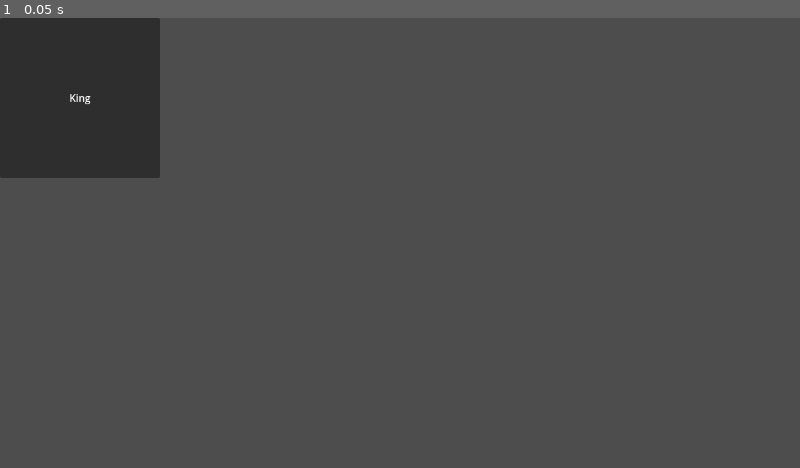
Above: before the commit, frame 1.
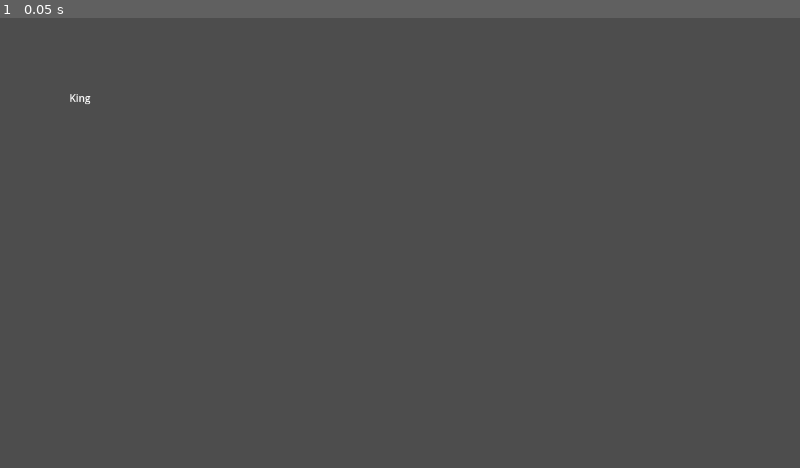
Above: after the commit, the same moment.

Repository: stfufane/Art-Of-War
Game: Godot game, scene res://scenes/card.tscn
The game is run twice, just before and just after one commit, with the same random seed, the same clock (stepped at 60 frames per second) and the same inputs. The project has no main scene, so this scene is started directly.
Inputs:
- Up to frame 1 (0.05 s): no input

The runs differ from the first frame. In frame 1, 7.1% of the frame differs, in the area x 0-20%, y 0-36%.

Commit message:
[Battlefield] Manage card placement on the battlefield

Diff:
--- a/model/Model.gd
+++ b/model/Model.gd
@@ -8,3 +8,14 @@
 	CardType.UnitTypes.Wizard: CardType.new("Wizard", 1, 2, 1, [Vector2(0, 1), Vector2(0, 2), Vector2(0, 3)]),
 	CardType.UnitTypes.Monk: CardType.new("Monk", 1, 2, 2, [Vector2(-1, 1), Vector2(1, 1), Vector2(-2, 2), Vector2(2, 2)])
 }
+
+var PlayerHand: Array = []
+func _init():
+	PlayerHand.append(CardTypes[CardType.UnitTypes.King])
+	for _i in range(4):
+		PlayerHand.append(CardTypes[CardType.UnitTypes.Soldier])
+		PlayerHand.append(CardTypes[CardType.UnitTypes.Archer])
+		PlayerHand.append(CardTypes[CardType.UnitTypes.Guard])
+		PlayerHand.append(CardTypes[CardType.UnitTypes.Wizard])
+		PlayerHand.append(CardTypes[CardType.UnitTypes.Monk])
+	PlayerHand.shuffle()
--- a/project.godot
+++ b/project.godot
@@ -25,6 +25,14 @@
 window/size/resizable=false
 window/vsync/vsync_mode=0
 
+[input]
+
+left_click={
+"deadzone": 0.5,
+"events": [Object(InputEventMouseButton,"resource_local_to_scene":false,"resource_name":"","device":-1,"window_id":0,"alt_pressed":false,"shift_pressed":false,"ctrl_pressed":false,"meta_pressed":false,"button_mask":0,"position":Vector2(0, 0),"global_position":Vector2(0, 0),"factor":1.0,"button_index":1,"pressed":false,"double_click":false,"script":null)
+]
+}
+
 [rendering]
 
 renderer/rendering_method="gl_compatibility"
--- /dev/null
+++ b/scenes/battlefield.gd
@@ -0,0 +1,45 @@
+class_name Battlefield
+extends Node2D
+
+@onready var player_hand = Model.PlayerHand
+
+func _ready():
+	# Connect all the card nodes to react to click and hover
+	for placeholder in get_tree().get_nodes_in_group("cards"):
+		placeholder.connect("battlefield_card_clicked", _placeholder_clicked)
+		placeholder.get_node("Container").connect("mouse_entered", _mouse_entered.bind(placeholder))
+		placeholder.get_node("Container").connect("mouse_exited", _mouse_exited.bind(placeholder))
+	pass # Replace with function body.
+
+func _mouse_entered(placeholder_clicked: CardPlaceholder):
+	if placeholder_available(placeholder_clicked):
+		placeholder_clicked.set_text("Place card here")
+
+func _mouse_exited(placeholder_clicked: CardPlaceholder):
+	if placeholder_clicked.current_card == null:
+		placeholder_clicked.set_text("Empty")
+
+func _placeholder_clicked(id: int):
+	var clicked_placeholder: CardPlaceholder = instance_from_id(id)
+	# We can't put a card if there's already one there.
+	if not placeholder_available(clicked_placeholder):
+		return
+	# Take the card on top of the player's hand
+	var first_card = player_hand.pop_back()
+	clicked_placeholder.set_card(first_card)
+
+func placeholder_available(placeholder: CardPlaceholder) -> bool:
+	if placeholder.current_card != null:
+		return false
+	# First line is always available
+	if placeholder.location.y == -1:
+		return true
+	else:
+		# Need to check the other placeholders to see if there's one in front of the hovered one
+		for p in get_tree().get_nodes_in_group("cards"):
+			# No need to check placeholders on the second line or on a different column
+			if p.location.x != placeholder.location.x or p.location.y == -2:
+				continue
+			if p.current_card != null:
+				return true
+	return false
--- /dev/null
+++ b/scenes/battlefield.tscn
@@ -0,0 +1,36 @@
+[gd_scene load_steps=3 format=3 uid="uid://dcwtowpudpdv2"]
+
+[ext_resource type="PackedScene" uid="uid://ccscfsp22jrsp" path="res://scenes/card_placeholder.tscn" id="1_0btqk"]
+[ext_resource type="Script" path="res://scenes/battlefield.gd" id="1_snmx6"]
+
+[node name="Battlefield" type="Node2D"]
+script = ExtResource("1_snmx6")
+
+[node name="GridContainer" type="Control" parent="."]
+layout_mode = 3
+anchors_preset = 0
+offset_right = 576.0
+offset_bottom = 384.0
+
+[node name="CardPlaceholder2" parent="GridContainer" groups=["cards"] instance=ExtResource("1_0btqk")]
+position = Vector2(192, 0)
+location = Vector2(1, -1)
+
+[node name="CardPlaceholder" parent="GridContainer" groups=["cards"] instance=ExtResource("1_0btqk")]
+location = Vector2(0, -1)
+
+[node name="CardPlaceholder3" parent="GridContainer" groups=["cards"] instance=ExtResource("1_0btqk")]
+position = Vector2(384, 0)
+location = Vector2(2, -1)
+
+[node name="CardPlaceholder4" parent="GridContainer" groups=["cards"] instance=ExtResource("1_0btqk")]
+position = Vector2(0, 192)
+location = Vector2(0, -2)
+
+[node name="CardPlaceholder5" parent="GridContainer" groups=["cards"] instance=ExtResource("1_0btqk")]
+position = Vector2(192, 192)
+location = Vector2(1, -2)
+
+[node name="CardPlaceholder6" parent="GridContainer" groups=["cards"] instance=ExtResource("1_0btqk")]
+position = Vector2(384, 192)
+location = Vector2(2, -2)
--- a/scenes/card.gd
+++ b/scenes/card.gd
@@ -1,13 +1,10 @@
+class_name Card
 extends Node2D
 
 @export var type : CardType.UnitTypes
 
 @onready var card_type: CardType = Model.CardTypes[type]
 
-# Called when the node enters the scene tree for the first time.
+# TODO: add all the other information from the card type.
 func _ready():
 	$Container/CardName.text = card_type.name
-	pass # Replace with function body.
-
-func _process(_delta):
-	pass
--- a/scenes/card.tscn
+++ b/scenes/card.tscn
@@ -5,11 +5,16 @@
 [node name="Card" type="Node2D"]
 script = ExtResource("1_ffpka")
 
-[node name="Container" type="PanelContainer" parent="."]
+[node name="Container" type="Control" parent="."]
+layout_mode = 3
+anchors_preset = 0
 offset_right = 256.0
 offset_bottom = 256.0
 
 [node name="CardName" type="Label" parent="Container"]
 layout_mode = 2
+offset_top = 116.0
+offset_right = 256.0
+offset_bottom = 139.0
 horizontal_alignment = 1
 vertical_alignment = 1
--- /dev/null
+++ b/scenes/card_placeholder.gd
@@ -0,0 +1,18 @@
+class_name CardPlaceholder
+extends Node2D
+
+@export var location: Vector2
+
+var current_card: CardType = null
+signal battlefield_card_clicked(int)
+
+func set_text(new_text: String):
+	$Container/Label.text = new_text
+
+func _on_container_gui_input(event):
+	if event.is_action_pressed("left_click"):
+		battlefield_card_clicked.emit(get_instance_id())
+
+func set_card(new_card: CardType):
+	current_card = new_card
+	$Container/Label.text = current_card.name
--- /dev/null
+++ b/scenes/card_placeholder.tscn
@@ -0,0 +1,24 @@
+[gd_scene load_steps=2 format=3 uid="uid://ccscfsp22jrsp"]
+
+[ext_resource type="Script" path="res://scenes/card_placeholder.gd" id="1_8uc8j"]
+
+[node name="CardPlaceholder" type="Node2D"]
+script = ExtResource("1_8uc8j")
+
+[node name="Container" type="Control" parent="."]
+layout_mode = 3
+anchors_preset = 0
+offset_right = 192.0
+offset_bottom = 192.0
+
+[node name="Label" type="Label" parent="Container"]
+layout_mode = 2
+offset_left = 8.0
+offset_top = 88.0
+offset_right = 192.0
+offset_bottom = 111.0
+text = "Empty"
+horizontal_alignment = 1
+vertical_alignment = 1
+
+[connection signal="gui_input" from="Container" to="." method="_on_container_gui_input"]
